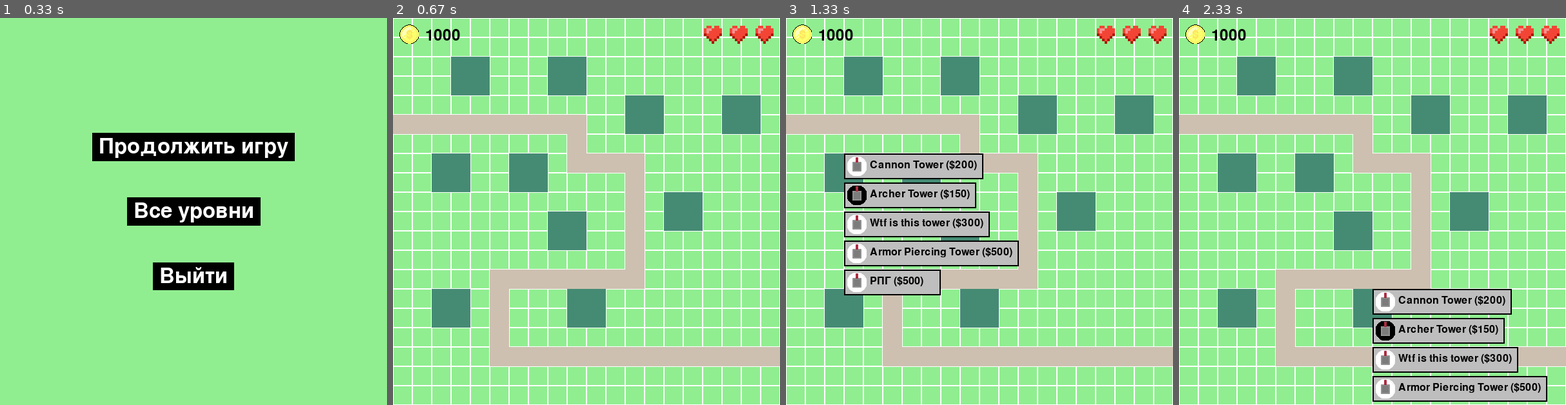
Above: before the commit, frames 1-4 (left to right).
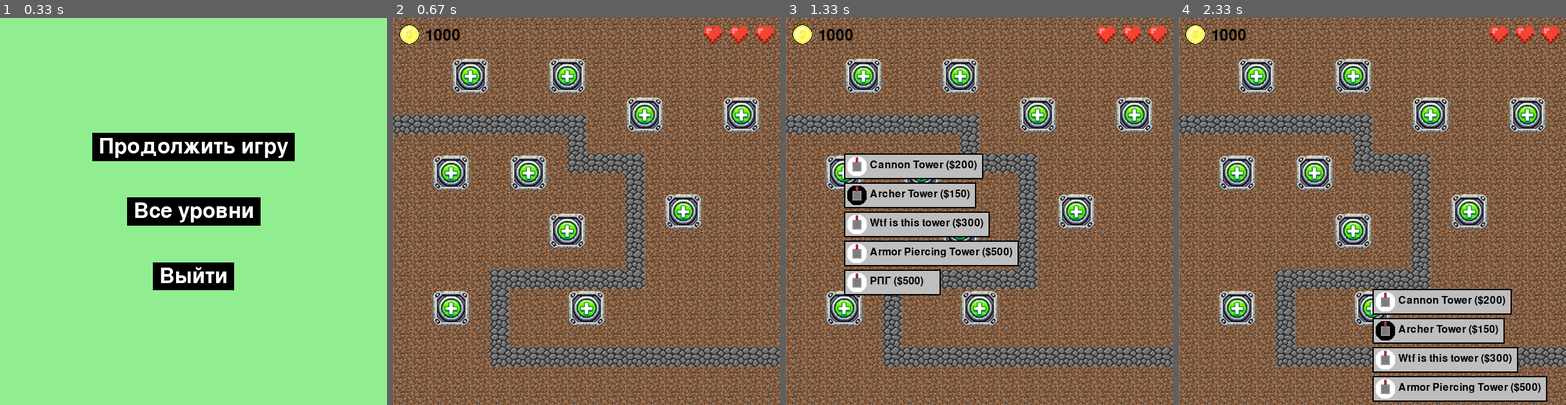
Above: after the commit, the same moments.

Repository: cerXXXX/pygame-project
Game: pygame game, started from main.py
The game is run twice, just before and just after one commit, with the same random seed, the same clock (stepped at 60 frames per second) and the same inputs.
Inputs (mouse positions are in pixels of both pictures, inside the frame that each line leads up to):
- Up to frame 1 (0.33 s): no input
- Up to frame 2 (0.67 s): click "Продолжить игру" at 0.38 s
- Up to frame 3 (1.33 s): click (979, 234) at 0.72 s; click (859, 153) at 1.05 s
- Up to frame 4 (2.33 s): click (1511, 346) at 1.38 s; click (1353, 312) at 2.22 s

Frame 1 is identical in both runs. In frame 2, 99% of the frame differs, in the area x 0-100%, y 0-100%; in frame 3, 87%; in frame 4, 89%.

Commit message:
Небольшой апдейт графики

Diff:
--- a/board.py
+++ b/board.py
@@ -72,6 +72,9 @@
         # Загрузка изображений сердец
         self.heart_image = pygame.image.load('assets/heart.png')
         self.grey_heart_image = pygame.image.load('assets/grey_heart.png')
+        self.road_img = pygame.image.load('assets/road1.png')
+        self.ground_img = pygame.image.load('assets/ground.png')
+        self.add_tower_img = pygame.image.load('assets/add_tower2.png')
 
     def set_super_events(self, events: list[SuperEvent]):
         self.super_events = events
@@ -123,16 +126,19 @@
                 pygame.draw.rect(screen, 'white',
                                  (x * self.cell_size + self.left,
                                   y * self.cell_size + self.top, self.cell_size, self.cell_size), 1)
+                screen.blit(self.ground_img, (x * self.cell_size + self.left, y * self.cell_size + self.top))
 
         # Отрисовка пути и зон строительства
         for cell in self.way:
-            pygame.draw.rect(screen, 'antiquewhite3',
+            """pygame.draw.rect(screen, 'antiquewhite3',
                              (cell[0] * self.cell_size + self.left,
-                              cell[1] * self.cell_size + self.top, self.cell_size, self.cell_size))
+                              cell[1] * self.cell_size + self.top, self.cell_size, self.cell_size))"""
+            screen.blit(self.road_img, (cell[0] * self.cell_size + self.left, cell[1] * self.cell_size + self.top))
 
         for cell in self.building_places:
             if not cell[2]:
-                pygame.draw.rect(screen, 'aquamarine4',
+                screen.blit(self.add_tower_img, (cell[0] * self.cell_size + self.left, cell[1] * self.cell_size + self.top))
+                """pygame.draw.rect(screen, 'aquamarine4',
                                  (cell[0] * self.cell_size + self.left,
                                   cell[1] * self.cell_size + self.top, self.cell_size, self.cell_size))
                 pygame.draw.rect(screen, 'aquamarine4',
@@ -143,7 +149,7 @@
                                   (cell[1] + 1) * self.cell_size + self.top, self.cell_size, self.cell_size))
                 pygame.draw.rect(screen, 'aquamarine4',
                                  ((cell[0] + 1) * self.cell_size + self.left,
-                                  (cell[1] + 1) * self.cell_size + self.top, self.cell_size, self.cell_size))
+                                  (cell[1] + 1) * self.cell_size + self.top, self.cell_size, self.cell_size))"""
 
         # Отрисовка выделенного круга видимости башни
         if self.selected_tower:
Binary file added: assets/add_tower2.png
Binary file added: assets/ground.png
Binary file added: assets/road1.png
Binary file added: assets/road2.png
